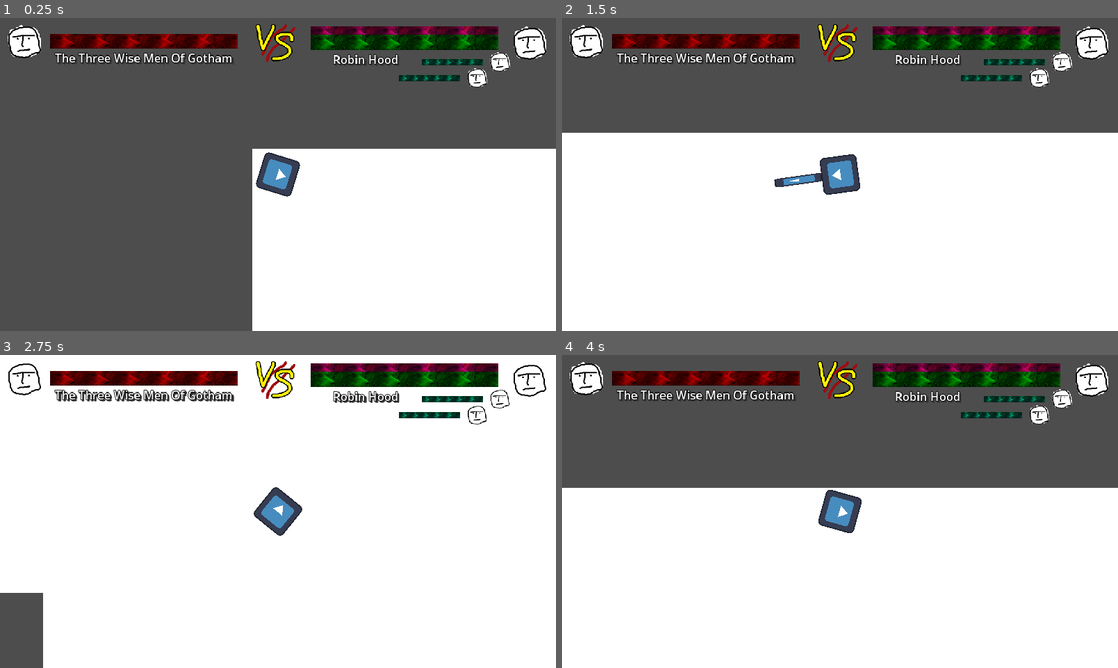
Above: before the commit, frames 1-4 (two rows, left to right).
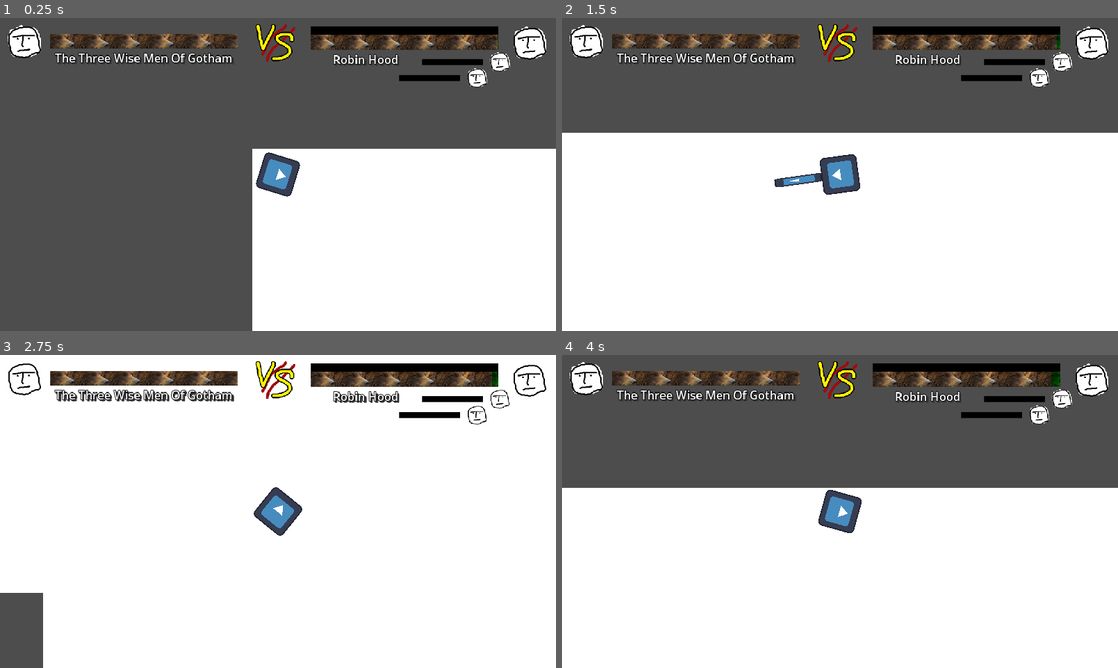
Above: after the commit, the same moments.

Repository: bigmonmulgrew/GodotJam70
Game: Godot game, scene res://Levels/DELETEMETEST.tscn
Two runs of this game, one before a commit and one after it. Both use one fixed random seed, a clock stepped at 60 frames per second and the inputs below. The engine's default icon, where the game draws it, is replaced by a stand-in: a white triangle on a blue panel in a dark square.
Inputs (mouse positions are in pixels of both pictures, inside the frame that each line leads up to):
- Up to frame 1 (0.25 s): no input
- Up to frame 2 (1.5 s): tap Enter at 0.5 s; move the mouse to (962, 158) at 0.52 s; hold D (move_right) 0.53-1.28 s; tap Shift (defensive_action) at 0.6 s; move the mouse to (728, 190) at 1.27 s; hold S (move_down) from 1.28 s (still down); click (728, 190) at 1.35 s
- Up to frame 3 (2.75 s): move the mouse to (333, 442) at 2.02 s; release S (move_down) at 2.03 s; hold D (move_right) from 2.03 s (still down); right-click (333, 442) at 2.1 s
- Up to frame 4 (4 s): move the mouse to (812, 574) at 2.77 s; release D (move_right) at 2.78 s; hold W (move_up) 2.78-3.53 s; tap Shift (defensive_action) at 2.85 s; tap Space at 3.5 s; move the mouse to (1006, 558) at 3.52 s; hold A (move_left) from 3.53 s (still down); click (1006, 558) at 3.6 s

The runs differ from the first frame. In frame 1, 4.4% of the frame differs, in the area x 9-90%, y 2-21%; in frame 2, 4.4%; in frame 3, 4.4%; in frame 4, 4.4%.

Commit message:
Further Health Bar Additions
Added animation for the health bars so that when at lower values they begin to wobble more.

Additionally made the health bars move more fluidly rather than snapping to a position.

Also added code for health bars so values can be plugged into them.

Diff:
--- a/Levels/DELETEMETEST.tscn
+++ b/Levels/DELETEMETEST.tscn
@@ -1,6 +1,5 @@
-[gd_scene load_steps=8 format=3 uid="uid://bbmv5ka3j4o3s"]
+[gd_scene load_steps=7 format=3 uid="uid://bbmv5ka3j4o3s"]
 
-[ext_resource type="Texture2D" uid="uid://bsoah8gdmv5su" path="res://icon.svg" id="1_3p44r"]
 [ext_resource type="Script" path="res://Scripts/DELETEMETEST.gd" id="1_vmmgu"]
 [ext_resource type="PackedScene" uid="uid://bs1eddaicb0iy" path="res://Scenes/Character/character.tscn" id="2_xnnp0"]
 [ext_resource type="PackedScene" uid="uid://0vb83wfs1stj" path="res://Scenes/Components/static_damage_element.tscn" id="3_522r3"]
@@ -21,27 +20,4 @@
 
 [node name="Character" parent="." instance=ExtResource("2_xnnp0")]
 
-[node name="CanvasLayer" type="CanvasLayer" parent="."]
-visible = false
-
-[node name="HealthBar" type="TextureProgressBar" parent="CanvasLayer"]
-offset_right = 128.0
-offset_bottom = 128.0
-scale = Vector2(6.50162, 0.462049)
-value = 50.0
-texture_under = ExtResource("1_3p44r")
-texture_progress = ExtResource("1_3p44r")
-tint_progress = Color(0, 1, 0, 1)
-
-[node name="ResourceBar" type="TextureProgressBar" parent="CanvasLayer"]
-offset_left = 4.0
-offset_top = 584.0
-offset_right = 132.0
-offset_bottom = 712.0
-scale = Vector2(7.01436, 0.446208)
-value = 50.0
-texture_under = ExtResource("1_3p44r")
-texture_progress = ExtResource("1_3p44r")
-tint_under = Color(0, 0, 0, 1)
-
-[node name="CanvasLayer2" parent="." instance=ExtResource("7_xxfqd")]
+[node name="HealthBarUI" parent="." instance=ExtResource("7_xxfqd")]
--- a/Scenes/Healthbars.tscn
+++ b/Scenes/Healthbars.tscn
@@ -1,10 +1,50 @@
-[gd_scene load_steps=7 format=3 uid="uid://dktnlhjatfngg"]
-
+[gd_scene load_steps=23 format=3 uid="uid://dktnlhjatfngg"]
+
+[ext_resource type="Script" path="res://Scripts/Healthbars.gd" id="1_dol2k"]
 [ext_resource type="Texture2D" uid="uid://ckfjq04cf0kpf" path="res://Textures/HealthBear.png" id="1_pcnfk"]
+[ext_resource type="Texture2D" uid="uid://dgphg5pw1a635" path="res://Textures/Animated Bar/HealthBear1.png" id="2_dego0"]
 [ext_resource type="Texture2D" uid="uid://btts7iyuo22v4" path="res://Textures/SmallHealthBear.png" id="2_i6mdl"]
+[ext_resource type="Texture2D" uid="uid://cjivxjrhi8m3s" path="res://Textures/Animated Bar/HealthBear2.png" id="3_ldc2h"]
 [ext_resource type="Texture2D" uid="uid://cnbn1d3ndnn08" path="res://Textures/Face Icon Smol.png" id="3_vmncw"]
+[ext_resource type="Texture2D" uid="uid://dlum2wio6wiea" path="res://Textures/Animated Bar/HealthBear11.png" id="4_6yfyt"]
 [ext_resource type="Texture2D" uid="uid://cqhalbj0v60j2" path="res://Textures/Face Icon Beeg.png" id="4_fe3t6"]
+[ext_resource type="Texture2D" uid="uid://dx54s25goqf11" path="res://Textures/Animated Bar/HealthBear12.png" id="5_53cv2"]
 [ext_resource type="Texture2D" uid="uid://bvhohbcemwp0y" path="res://Textures/VS icon.png" id="5_knct6"]
+[ext_resource type="Texture2D" uid="uid://ddqfnvxtjqj1l" path="res://Textures/Animated Bar/HealthBear3.png" id="6_xdfvg"]
+[ext_resource type="Texture2D" uid="uid://bde7hrspm44jm" path="res://Textures/Animated Bar/HealthBear4.png" id="7_rgj44"]
+[ext_resource type="Texture2D" uid="uid://oi8y20jgjnga" path="res://Textures/Animated Bar/HealthBear5.png" id="8_ejwof"]
+[ext_resource type="Texture2D" uid="uid://20dhqoajji6a" path="res://Textures/Animated Bar/HealthBear6.png" id="9_dqahc"]
+[ext_resource type="Texture2D" uid="uid://cnqxe8pt2xtvg" path="res://Textures/Animated Bar/HealthBear7.png" id="10_ea4g3"]
+[ext_resource type="Texture2D" uid="uid://d1id2y5eliii" path="res://Textures/Animated Bar/HealthBear8.png" id="11_rt8t5"]
+[ext_resource type="Texture2D" uid="uid://c268rgn2vy6t4" path="res://Textures/Animated Bar/HealthBear9.png" id="12_b2a7t"]
+[ext_resource type="Texture2D" uid="uid://buof2a8rmshk0" path="res://Textures/Animated Bar/HealthBear10.png" id="13_whxex"]
+
+[sub_resource type="AnimatedTexture" id="AnimatedTexture_yl1c2"]
+frames = 12
+speed_scale = 0.0
+frame_0/texture = ExtResource("2_dego0")
+frame_1/texture = ExtResource("3_ldc2h")
+frame_1/duration = 1.0
+frame_2/texture = ExtResource("6_xdfvg")
+frame_2/duration = 1.0
+frame_3/texture = ExtResource("7_rgj44")
+frame_3/duration = 1.0
+frame_4/texture = ExtResource("8_ejwof")
+frame_4/duration = 1.0
+frame_5/texture = ExtResource("9_dqahc")
+frame_5/duration = 1.0
+frame_6/texture = ExtResource("10_ea4g3")
+frame_6/duration = 1.0
+frame_7/texture = ExtResource("11_rt8t5")
+frame_7/duration = 1.0
+frame_8/texture = ExtResource("12_b2a7t")
+frame_8/duration = 1.0
+frame_9/texture = ExtResource("13_whxex")
+frame_9/duration = 1.0
+frame_10/texture = ExtResource("4_6yfyt")
+frame_10/duration = 1.0
+frame_11/texture = ExtResource("5_53cv2")
+frame_11/duration = 1.0
 
 [sub_resource type="LabelSettings" id="LabelSettings_rqjmi"]
 line_spacing = 4.0
@@ -15,21 +55,77 @@
 shadow_color = Color(0.207843, 0.207843, 0.207843, 1)
 shadow_offset = Vector2(3, 3)
 
-[node name="CanvasLayer" type="CanvasLayer"]
+[sub_resource type="AnimatedTexture" id="AnimatedTexture_tnv5d"]
+frames = 12
+speed_scale = 0.0
+frame_0/texture = ExtResource("2_dego0")
+frame_1/texture = ExtResource("3_ldc2h")
+frame_1/duration = 1.0
+frame_2/texture = ExtResource("6_xdfvg")
+frame_2/duration = 1.0
+frame_3/texture = ExtResource("7_rgj44")
+frame_3/duration = 1.0
+frame_4/texture = ExtResource("8_ejwof")
+frame_4/duration = 1.0
+frame_5/texture = ExtResource("9_dqahc")
+frame_5/duration = 1.0
+frame_6/texture = ExtResource("10_ea4g3")
+frame_6/duration = 1.0
+frame_7/texture = ExtResource("11_rt8t5")
+frame_7/duration = 1.0
+frame_8/texture = ExtResource("12_b2a7t")
+frame_8/duration = 1.0
+frame_9/texture = ExtResource("13_whxex")
+frame_9/duration = 1.0
+frame_10/texture = ExtResource("4_6yfyt")
+frame_10/duration = 1.0
+frame_11/texture = ExtResource("5_53cv2")
+frame_11/duration = 1.0
+
+[sub_resource type="AnimatedTexture" id="AnimatedTexture_qrsyg"]
+frames = 12
+speed_scale = 0.0
+frame_0/texture = ExtResource("2_dego0")
+frame_1/texture = ExtResource("3_ldc2h")
+frame_1/duration = 1.0
+frame_2/texture = ExtResource("6_xdfvg")
+frame_2/duration = 1.0
+frame_3/texture = ExtResource("7_rgj44")
+frame_3/duration = 1.0
+frame_4/texture = ExtResource("8_ejwof")
+frame_4/duration = 1.0
+frame_5/texture = ExtResource("9_dqahc")
+frame_5/duration = 1.0
+frame_6/texture = ExtResource("10_ea4g3")
+frame_6/duration = 1.0
+frame_7/texture = ExtResource("11_rt8t5")
+frame_7/duration = 1.0
+frame_8/texture = ExtResource("12_b2a7t")
+frame_8/duration = 1.0
+frame_9/texture = ExtResource("13_whxex")
+frame_9/duration = 1.0
+frame_10/texture = ExtResource("4_6yfyt")
+frame_10/duration = 1.0
+frame_11/texture = ExtResource("5_53cv2")
+frame_11/duration = 1.0
+
+[node name="HealthBarUI" type="CanvasLayer"]
+script = ExtResource("1_dol2k")
 
 [node name="PlayerHealthBar" type="TextureProgressBar" parent="."]
 offset_left = 644.0
 offset_top = 35.0
 offset_right = 1032.0
 offset_bottom = 66.0
-value = 100.0
+step = 0.01
+value = 50.0
 fill_mode = 1
 texture_under = ExtResource("1_pcnfk")
-texture_progress = ExtResource("1_pcnfk")
-tint_under = Color(0, 0, 0, 1)
+texture_progress = SubResource("AnimatedTexture_yl1c2")
 tint_progress = Color(0, 1, 0, 1)
 
 [node name="AllyHealthBar1" type="TextureProgressBar" parent="PlayerHealthBar"]
+layout_mode = 0
 offset_left = 230.0
 offset_top = 50.0
 offset_right = 357.0
@@ -46,6 +142,7 @@
 texture = ExtResource("3_vmncw")
 
 [node name="AllyHealthBar2" type="TextureProgressBar" parent="PlayerHealthBar"]
+layout_mode = 0
 offset_left = 183.0
 offset_top = 83.0
 offset_right = 310.0
@@ -66,6 +163,7 @@
 texture = ExtResource("4_fe3t6")
 
 [node name="PlayerName" type="Label" parent="PlayerHealthBar"]
+layout_mode = 0
 offset_left = 3.0
 offset_top = 33.0
 offset_right = 226.0
@@ -76,13 +174,15 @@
 
 [node name="PlayerResourceBar" type="TextureProgressBar" parent="PlayerHealthBar"]
 show_behind_parent = true
+layout_mode = 0
 offset_top = -17.0
 offset_right = 388.0
 offset_bottom = 14.0
+step = 0.01
 value = 100.0
 fill_mode = 1
 texture_under = ExtResource("1_pcnfk")
-texture_progress = ExtResource("1_pcnfk")
+texture_progress = SubResource("AnimatedTexture_tnv5d")
 tint_under = Color(0, 0, 0, 1)
 tint_progress = Color(1, 0, 1, 1)
 
@@ -91,10 +191,9 @@
 offset_top = 33.0
 offset_right = 492.0
 offset_bottom = 64.0
-value = 100.0
+value = 50.0
 texture_under = ExtResource("1_pcnfk")
-texture_progress = ExtResource("1_pcnfk")
-tint_under = Color(0, 0, 0, 1)
+texture_progress = SubResource("AnimatedTexture_qrsyg")
 tint_progress = Color(1, 0, 0, 1)
 
 [node name="BossIcon" type="Sprite2D" parent="BossHealthBar"]
@@ -102,6 +201,7 @@
 texture = ExtResource("4_fe3t6")
 
 [node name="PlayerName" type="Label" parent="BossHealthBar"]
+layout_mode = 0
 offset_left = 2.0
 offset_top = 32.0
 offset_right = 387.0
--- a/Scripts/DELETEMETEST.gd
+++ b/Scripts/DELETEMETEST.gd
@@ -1,20 +1,17 @@
 extends Node2D
 
 @onready var player: CharacterBody2D = $Character
-@onready var health_bar: TextureProgressBar = $CanvasLayer/HealthBar
-@onready var resource_bar: TextureProgressBar = $CanvasLayer/ResourceBar
+@onready var health_bar_ui = $HealthBarUI
+
 
 func _ready():
-	health_bar.max_value = player.get_node("HealthComponent").max_health
-	resource_bar.max_value = player.get_node("ResourceComponent").resource_cap
+	health_bar_ui.player_max_health = player.get_node("HealthComponent").max_health
+	health_bar_ui.player_max_resource = player.get_node("ResourceComponent").resource_cap
 
 func _process(delta):
 	# Update Healthbar
-	health_bar.value = player.get_node("HealthComponent").health
+	health_bar_ui.player_current_health = player.get_node("HealthComponent").health
 	if Input.is_action_just_pressed("right_mouse_button"):
 		player.get_node("HealthComponent").add_health(10)
 	if Input.is_action_just_pressed("left_mouse_button"):
 		player.get_node("HealthComponent").remove_health(10)
-
-	# Update Resourcebar
-	resource_bar.value = player.get_node("ResourceComponent").current_resource
--- /dev/null
+++ b/Scripts/Healthbars.gd
@@ -0,0 +1,63 @@
+extends CanvasLayer
+
+var player_max_health: int
+var player_current_health: int
+var player_current_health_pos: float
+@onready var player_bar: TextureProgressBar = $PlayerHealthBar
+
+var player_max_resource: int
+var player_current_resource: int
+var player_current_resource_pos: float
+@onready var resource_bar: TextureProgressBar = $PlayerHealthBar/PlayerResourceBar
+
+var boss_max_health: int
+var boss_current_health: int
+var boss_current_health_pos: float
+@onready var boss_bar: TextureProgressBar = $BossHealthBar
+
+var ally_one_max_health: int
+var ally_one_current_health: int
+@onready var ally_health_bar_1 = $PlayerHealthBar/AllyHealthBar1
+
+
+var ally_two_max_health: int
+var ally_two_current_health: int
+@onready var ally_health_bar_2 = $PlayerHealthBar/AllyHealthBar2
+
+
+# Called when the node enters the scene tree for the first time.
+func _ready():
+	pass # Replace with function body.
+
+
+# Called every frame. 'delta' is the elapsed time since the previous frame.
+func _process(delta):
+	#moving player health
+	if player_current_health > player_current_health_pos:
+		player_current_health_pos += 0.02
+	if player_current_health < player_current_health_pos:
+		player_current_health_pos -= 0.02
+
+	#moving resource bar
+	if player_current_resource > player_current_health_pos:
+		player_current_resource_pos += 0.02
+	if player_current_resource < player_current_resource_pos:
+		player_current_resource_pos -= 0.02
+
+	#moving boss health
+	if boss_current_health > boss_current_health_pos:
+		boss_current_health_pos += 0.02
+	if boss_current_health < boss_current_health_pos:
+		boss_current_health_pos -= 0.02
+
+	#setting the wobble
+	player_bar.texture_progress.speed_scale = player_max_health - player_current_health_pos
+	boss_bar.texture_progress.speed_scale = boss_max_health - boss_current_health_pos
+	resource_bar.texture_progress.speed_scale = player_max_resource - player_current_resource_pos
+
+	#updating bars
+	player_bar.value = player_current_health_pos
+	boss_bar.value = boss_current_health_pos
+	resource_bar.value = player_current_resource_pos
+	ally_health_bar_1.value = ally_one_current_health
+	ally_health_bar_2.value = ally_two_current_health
Binary file added: Textures/Animated Bar/HealthBear1.png
Not shown, added: Textures/Animated Bar/HealthBear1.png.import
Binary file added: Textures/Animated Bar/HealthBear10.png
Not shown, added: Textures/Animated Bar/HealthBear10.png.import
Binary file added: Textures/Animated Bar/HealthBear11.png
Not shown, added: Textures/Animated Bar/HealthBear11.png.import
Binary file added: Textures/Animated Bar/HealthBear12.png
Not shown, added: Textures/Animated Bar/HealthBear12.png.import
Binary file added: Textures/Animated Bar/HealthBear2.png
Not shown, added: Textures/Animated Bar/HealthBear2.png.import
Binary file added: Textures/Animated Bar/HealthBear3.png
Not shown, added: Textures/Animated Bar/HealthBear3.png.import
(and 12 more such lines)
